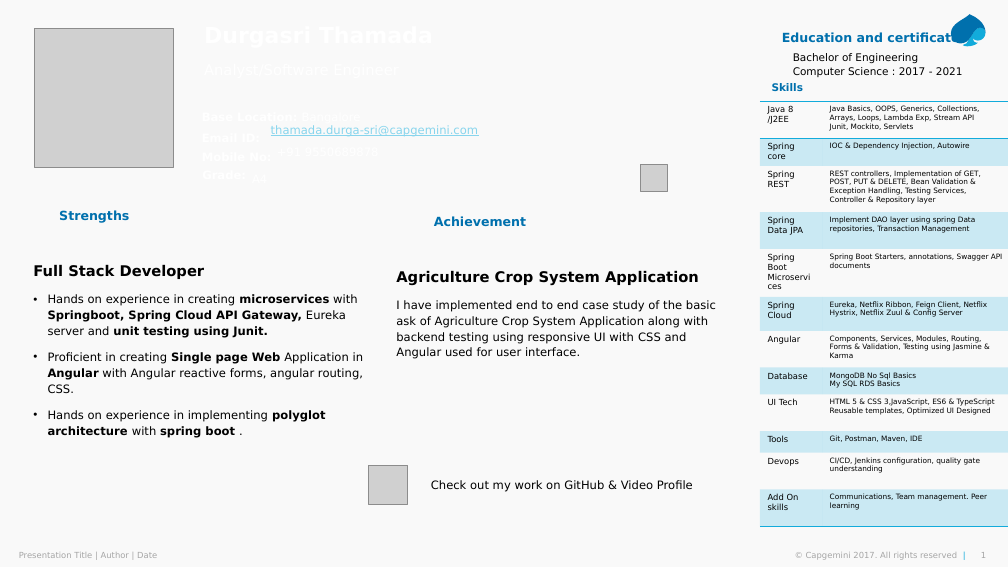
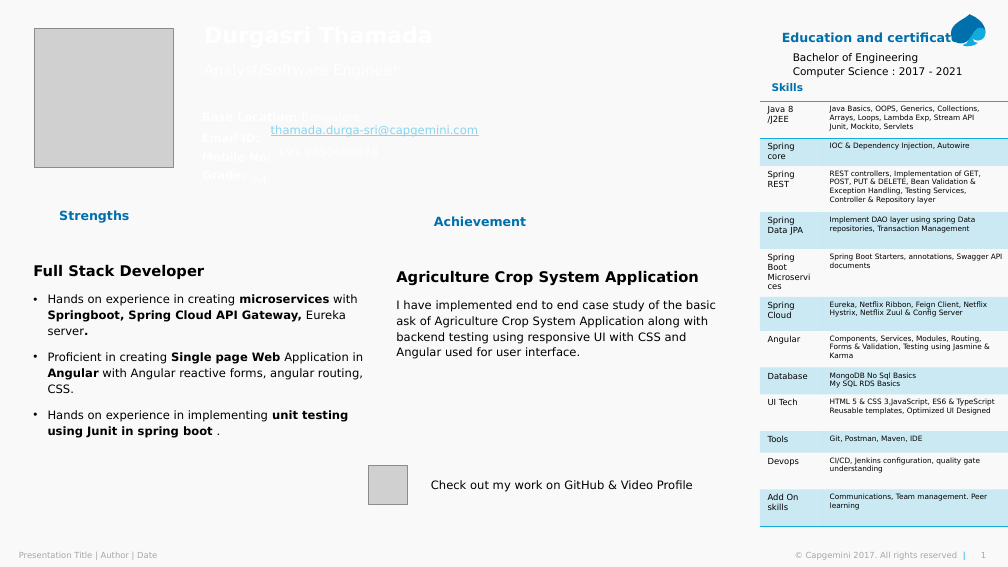
Before and after one commit to DurgasriThamada/Resume, a slide deck: slide 1 of Resume_DurgasriThamada.pptx. Drawn at 1008x567 pixels with LibreOffice and Linux fonts; fonts in the diff are those of the drawing; grey boxes stand for pictures; background and template pictures are left out. Boxes give left, top, right and bottom in pixels: in the first picture for what was removed or moved away, otherwise in the second. Text is boxed around its words. In the diff, an @@ line names an element or a change of style, - is before the commit and + after.

```diff
--- a/Resume_DurgasriThamada.pptx
+++ b/Resume_DurgasriThamada.pptx
@@ picture removed at <box>640,165,668,192</box> @@
@@ text at <box>48,294,358,335</box>: text changed @@
-• Hands on experience in creating microservices with Springboot, Spring Cloud API Gateway, Eureka server and unit testing using Junit.
+• Hands on experience in creating microservices with Springboot, Spring Cloud API Gateway, Eureka server.
@@ text at <box>48,410,348,438</box>: text changed; bold on @@
-• Hands on experience in implementing polyglot architecture with spring boot .
+• Hands on experience in implementing unit testing using Junit in spring boot .
```
